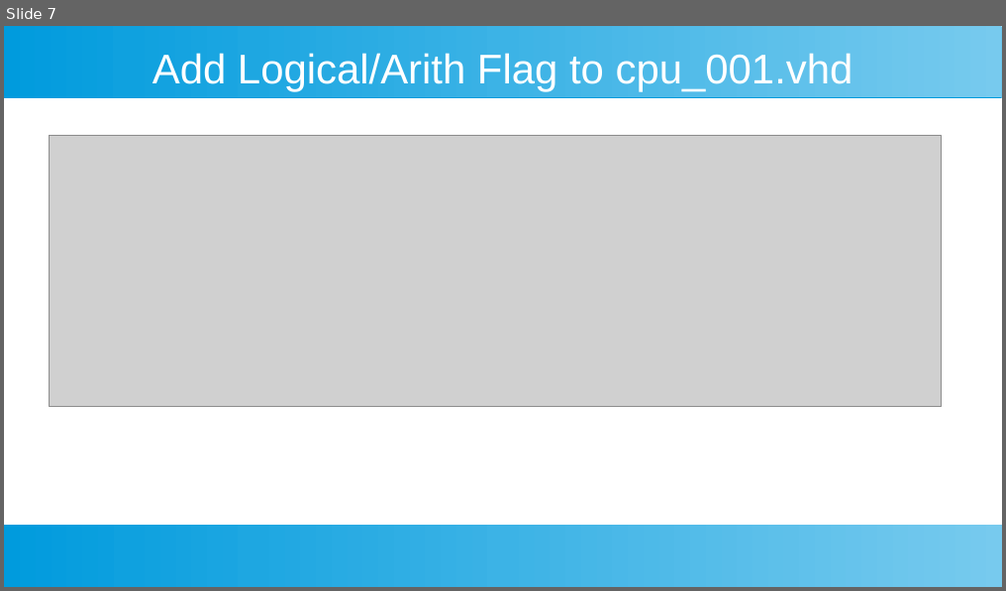
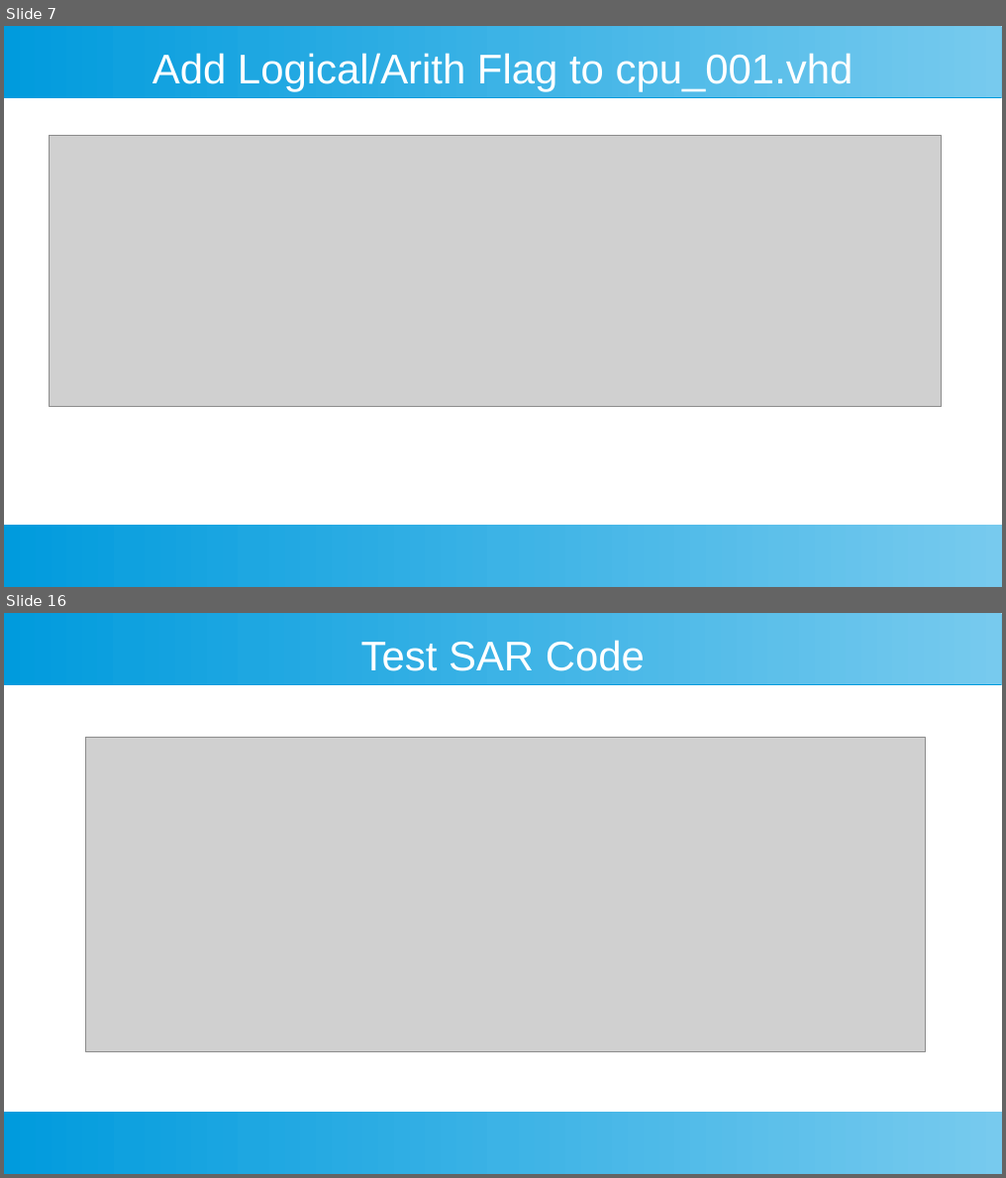
Before and after one commit to douggilliland/Design_A_CPU, a slide deck: Docs/DIY-FPGA-Computer-09_Shifting_Rotating.odp. Shown one above the other, each under a label of ours: slide 7 before the commit, slides 7 and 16 after it; the slides between them are not shown. The pictures are 1006x591 and 1006x1178 pixels, drawn with LibreOffice and Linux fonts; fonts in the diff are those of the drawing; grey boxes stand for pictures. Boxes give left, top, right and bottom in pixels: in the first picture for what was removed or moved away, otherwise in the second. Text is boxed around its words. In the diff, an @@ line names an element or a change of style, - is before the commit and + after.

```diff
--- a/Docs/DIY-FPGA-Computer-09_Shifting_Rotating.odp
+++ b/Docs/DIY-FPGA-Computer-09_Shifting_Rotating.odp
@@ slide 16 added at [4,613,1002,1174], background #FFFFFF; not listed: 2 template elements that a slide beside it also shows @@
@@ title added at [361,640,645,671], 33 pt, text #FFFFFF @@
+Test SAR Code
@@ picture added at [86,738,926,1054] @@
```
Also in this commit, not shown: 5 slides changed, 13 other slides added, 25 other files.
